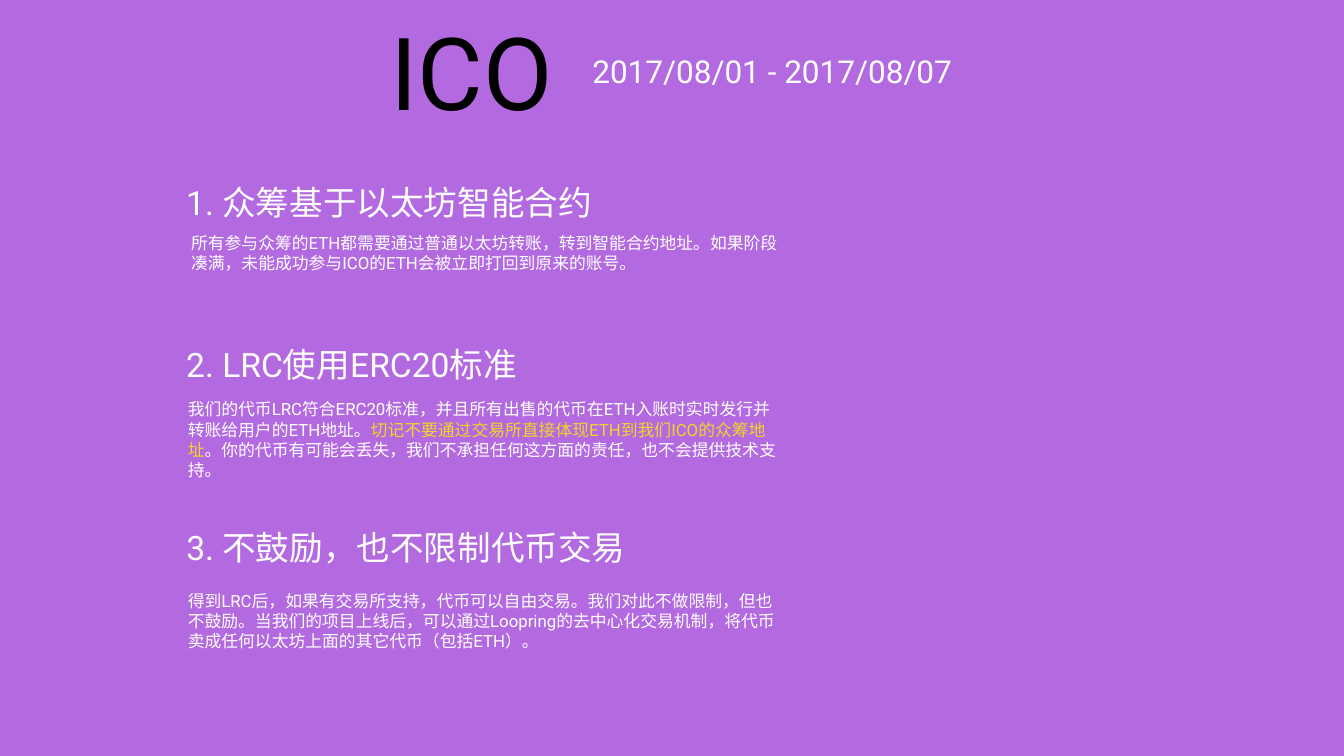
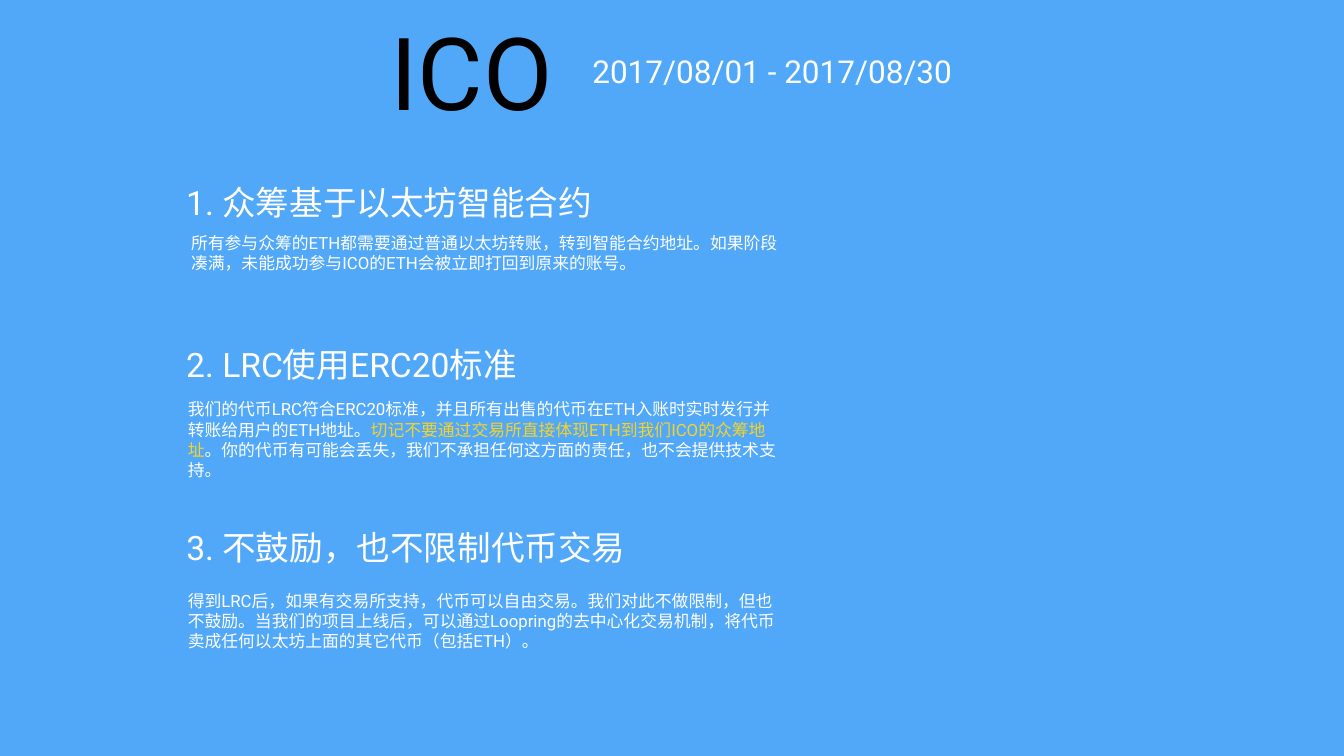
Before and after one commit to Loopring/whitepaper, a slide deck: slide 22 of keynote/loopring-technical.pptx. Drawn at 1344x756 pixels with LibreOffice and Linux fonts; fonts in the diff are those of the drawing. Boxes give left, top, right and bottom in pixels: in the first picture for what was removed or moved away, otherwise in the second. Text is boxed around its words. In the diff, an @@ line names an element or a change of style, - is before the commit and + after.

```diff
--- a/keynote/loopring-technical.pptx
+++ b/keynote/loopring-technical.pptx
@@ background #B36AE1 to #51A8F9 @@
@@ text at box(592, 60, 952, 85): text changed @@
-2017/08/01 - 2017/08/07
+2017/08/01 - 2017/08/30
```
Also in this commit, not shown: 8 other slides changed, 3 other files.
